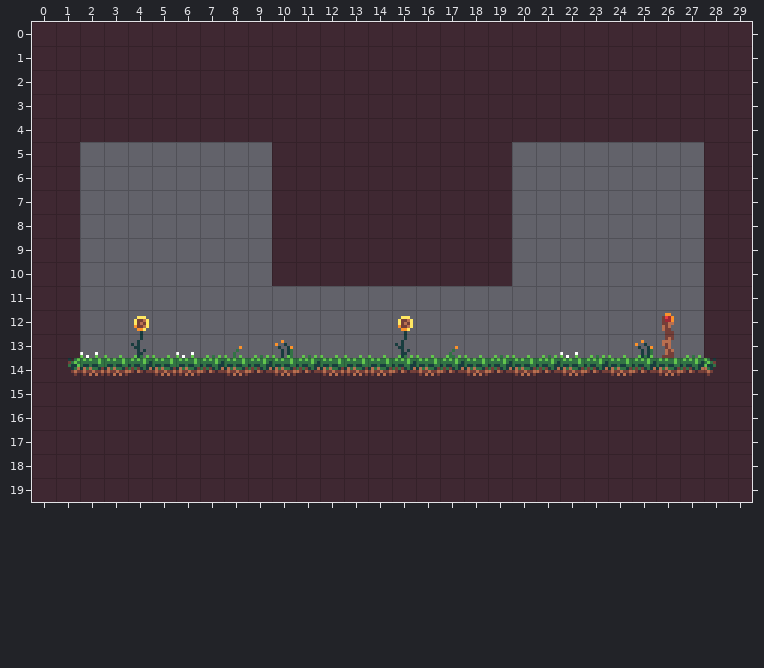
One commit to this Tiled map: map/1-3.tmx. Above is the file before it was changed.
Cells are 8x8 px. Shown: x 0..29, y 0..19.
The result:
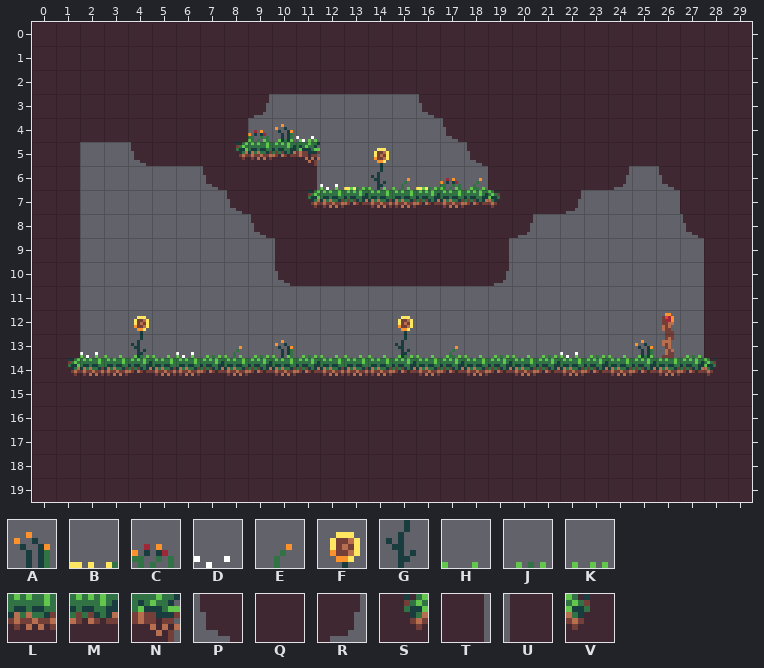
Key: from "joined_together_in_a_tilemap-S": A 86, B 89, C 90, D 91, E 113, F 117, G 145, H 171, J 172, K 175, L 199 "Collision", M 200 "Collision", N 203 "Collision", P 226 "Collision", Q 228 "Collision", R 231 "Collision", S 309 "Collision", T 317 "Collision", U 318 "Collision", V 355 "Collision".
_ is an empty cell.
Edits made:
{"where": "layer \"Background\""}
{"y":4,"x":9,"old":"___","new":"CAD"}
{"y":5,"x":14,"old":"_","new":"F"}
{"y":6,"x":12,"old":"_______","new":"DBGEBCE"}
{"where": "layer \"World\""}
{"y":3,"x":9,"old":"QQQQQQQQ","new":"R______P"}
{"y":4,"x":9,"old":"QQQQQQQQQ","new":"HJK_____P"}
{"y":5,"x":4,"old":"______QQQQQQQQQ","new":"PQQQSLMN______P"}
{"y":5,"x":20,"old":"________","new":"QQQQQQQQ"}
{"y":6,"x":7,"old":"___","new":"PQQ"}
{"y":6,"x":11,"old":"QQQQQQQQ","new":"THJHHJHJ"}
{"y":6,"x":20,"old":"_____","new":"QQQQR"}
{"y":6,"x":26,"old":"__","new":"PQ"}
{"y":7,"x":8,"old":"__","new":"PQ"}
{"y":7,"x":11,"old":"QQQQQQQQQ___","new":"SLMLLMLMVQQR"}
{"y":7,"x":27,"old":"_","new":"Q"}
{"y":8,"x":9,"old":"_","new":"P"}
{"y":8,"x":20,"old":"_","new":"R"}
{"y":8,"x":27,"old":"_","new":"P"}
{"y":9,"x":10,"old":"Q","new":"U"}
{"y":9,"x":19,"old":"Q","new":"T"}
{"y":10,"x":10,"old":"Q","new":"P"}
{"y":10,"x":19,"old":"Q","new":"R"}
